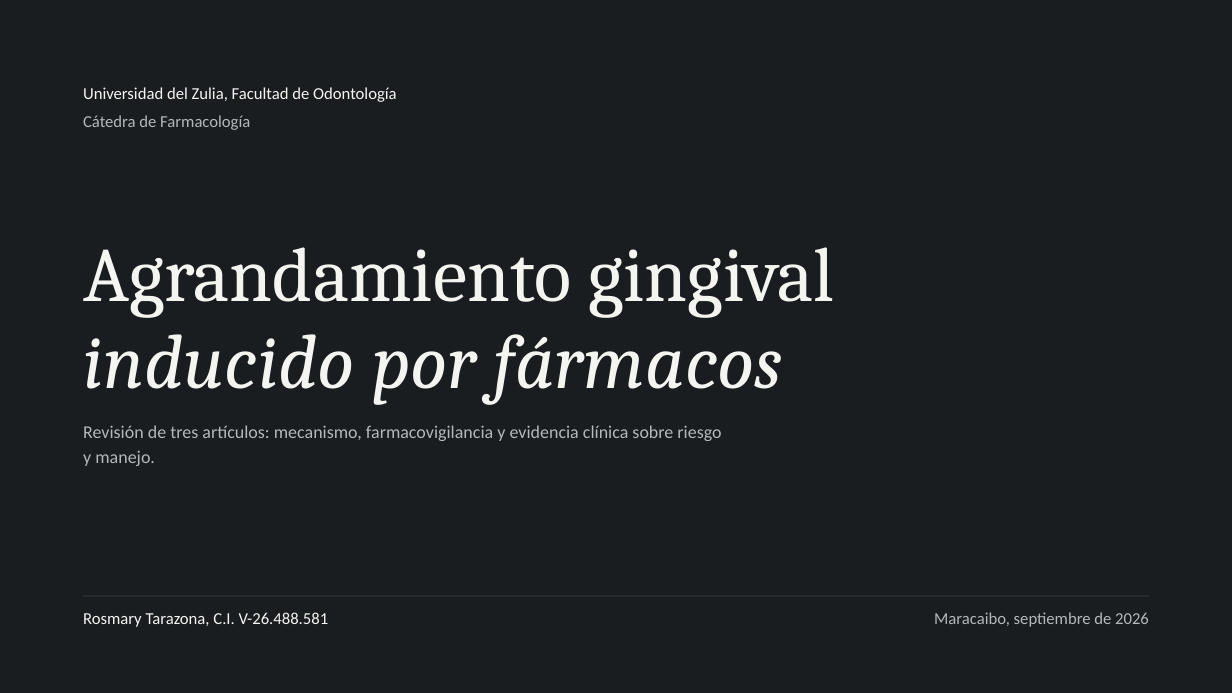
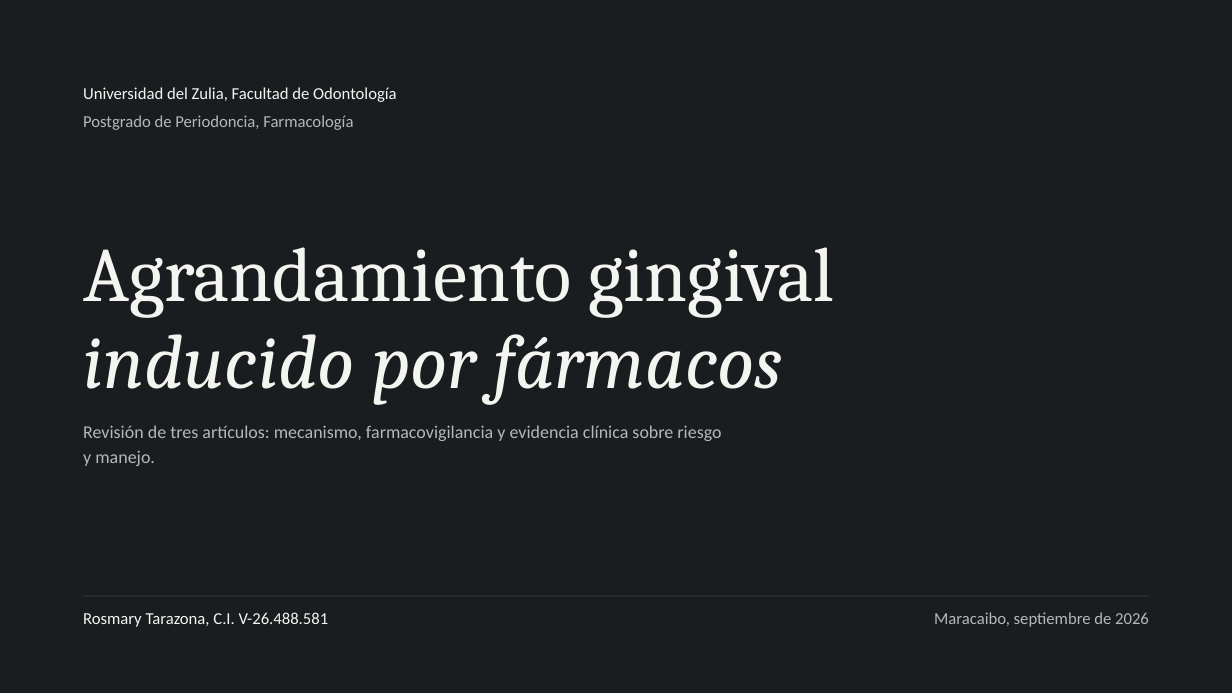
Before and after one commit to Nor2701/sondeo-caiena, a slide deck: slide 1 of docs/presentaciones/Agrandamiento_gingival_inducido_por_farmacos.pptx. Drawn at 1232x693 pixels with LibreOffice and Linux fonts; fonts in the diff are those of the drawing. Boxes give left, top, right and bottom in pixels: in the first picture for what was removed or moved away, otherwise in the second. Text is boxed around its words. In the diff, an @@ line names an element or a change of style, - is before the commit and + after.

```diff
--- a/docs/presentaciones/Agrandamiento_gingival_inducido_por_farmacos.pptx
+++ b/docs/presentaciones/Agrandamiento_gingival_inducido_por_farmacos.pptx
@@ text at [83,115,353,130]: text changed @@
-Cátedra de Farmacología
+Postgrado de Periodoncia, Farmacología
```
